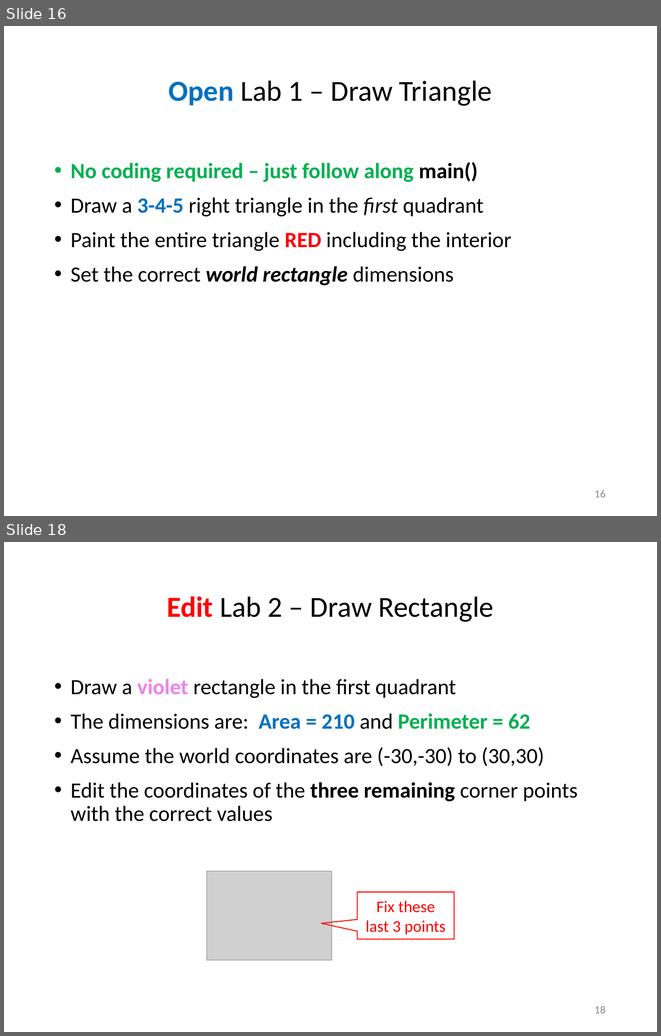
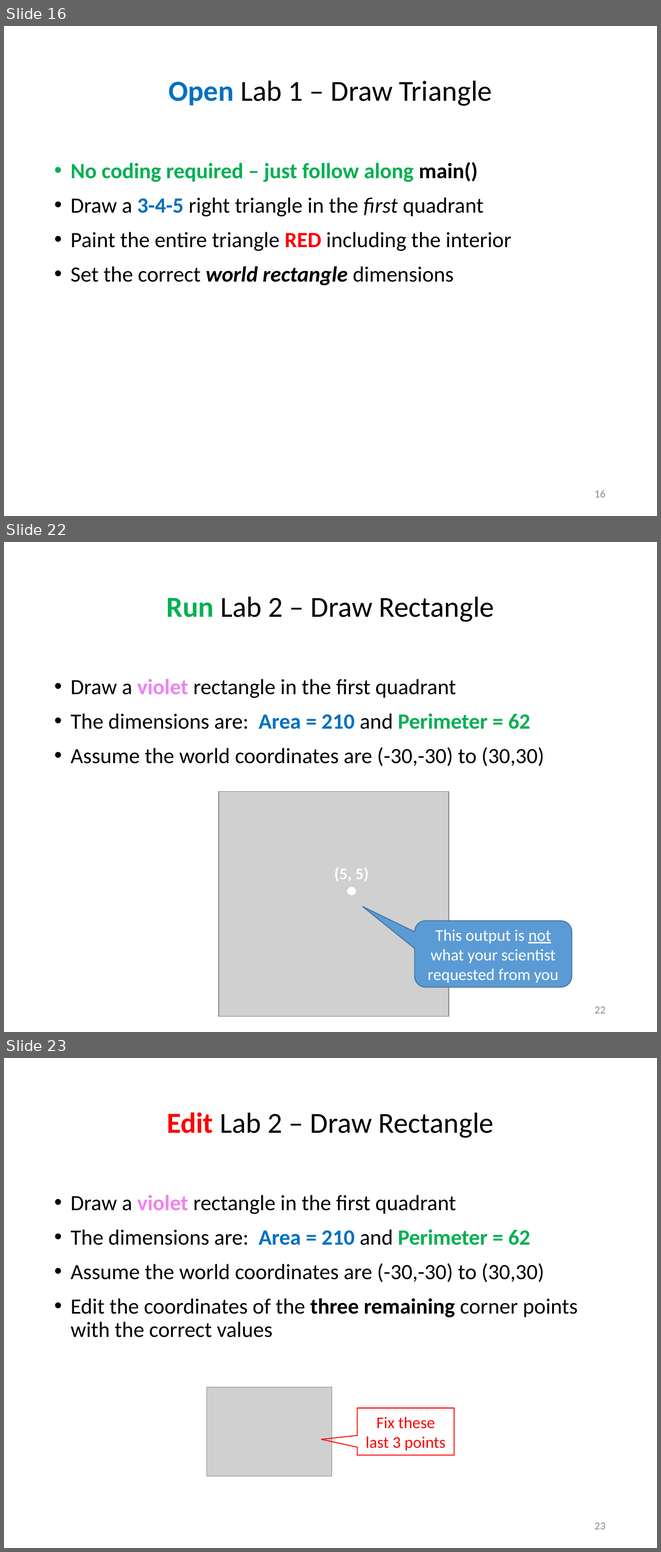
Before and after one commit to dbiersach/scicomp301-cpp-linux, a slide deck: session05/Session 05 - 2D Graphics, Polar Coordinates.pptx. Shown one above the other, each under a label of ours: slides 16 and 18 before the commit, slides 16, 22 and 23 after it; the slides between them are not shown. The pictures are 661x1036 and 661x1552 pixels, drawn with LibreOffice and Linux fonts; fonts in the diff are those of the drawing; grey boxes stand for pictures. Boxes give left, top, right and bottom in pixels: in the first picture for what was removed or moved away, otherwise in the second. Text is boxed around its words. In the diff, an @@ line names an element or a change of style, - is before the commit and + after.

```diff
--- a/session05/Session 05 - 2D Graphics, Polar Coordinates.pptx
+++ b/session05/Session 05 - 2D Graphics, Polar Coordinates.pptx
@@ slide 22 added at box(4, 542, 657, 1032), background #FFFFFF @@
@@ title added at box(166, 597, 494, 622), 32 pt, text #000000 @@
+Run Lab 2 – Draw Rectangle
@@ text added at box(71, 679, 544, 766), 24 pt, text #000000 @@
+• Draw a violet rectangle in the first quadrant
+• The dimensions are: Area = 210 and Perimeter = 62
+• Assume the world coordinates are (-30,-30) to (30,30)
@@ picture added at box(219, 792, 449, 1016) @@
@@ text added at box(334, 867, 369, 881), 18 pt, text #FFFFFF, bold @@
+(5, 5)
@@ ellipse added at box(347, 886, 356, 896), fill #FFFFFF @@
@@ rounded speech box added at box(415, 921, 572, 987), fill #5B9BD5, outline #43739E 1 pt, 18 pt, text #FFFFFF @@
+This output is not what your scientist requested from you
@@ page number added at box(594, 1006, 606, 1013), 12 pt, text #8C8C8C @@
+22
@@ what was slide 18 is now slide 23 @@
@@ page number at box(594, 1522, 606, 1529): text changed @@
-18
+23
```
Also in this commit, not shown: 9 slides changed, 6 other slides added, 1 other file.
